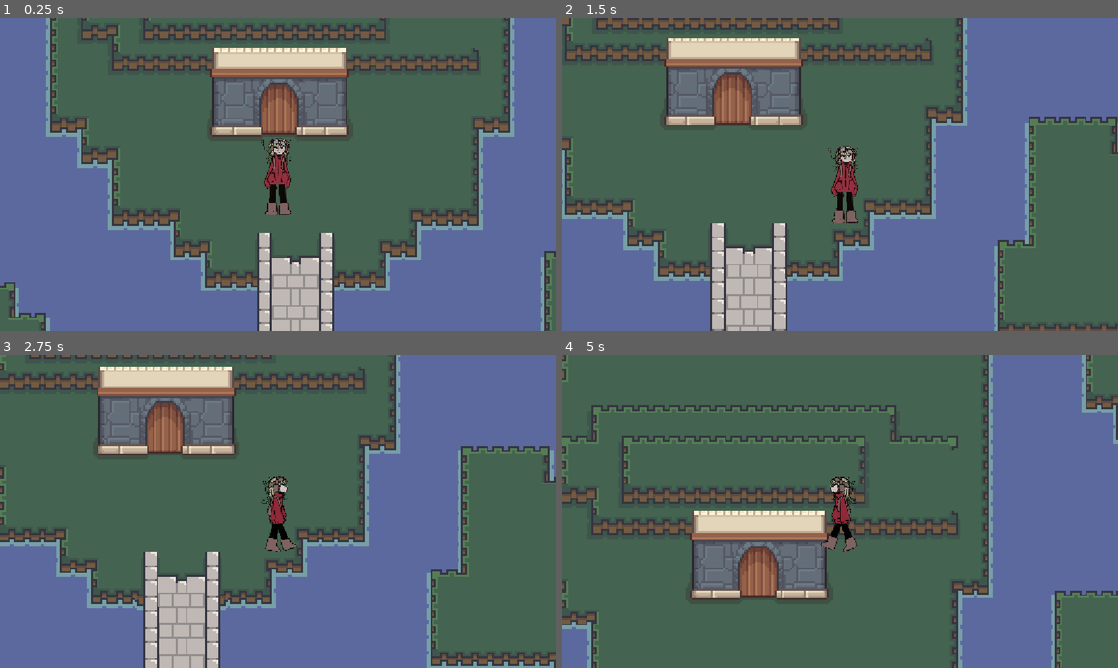
Above: before the commit, frames 1-4 (two rows, left to right).
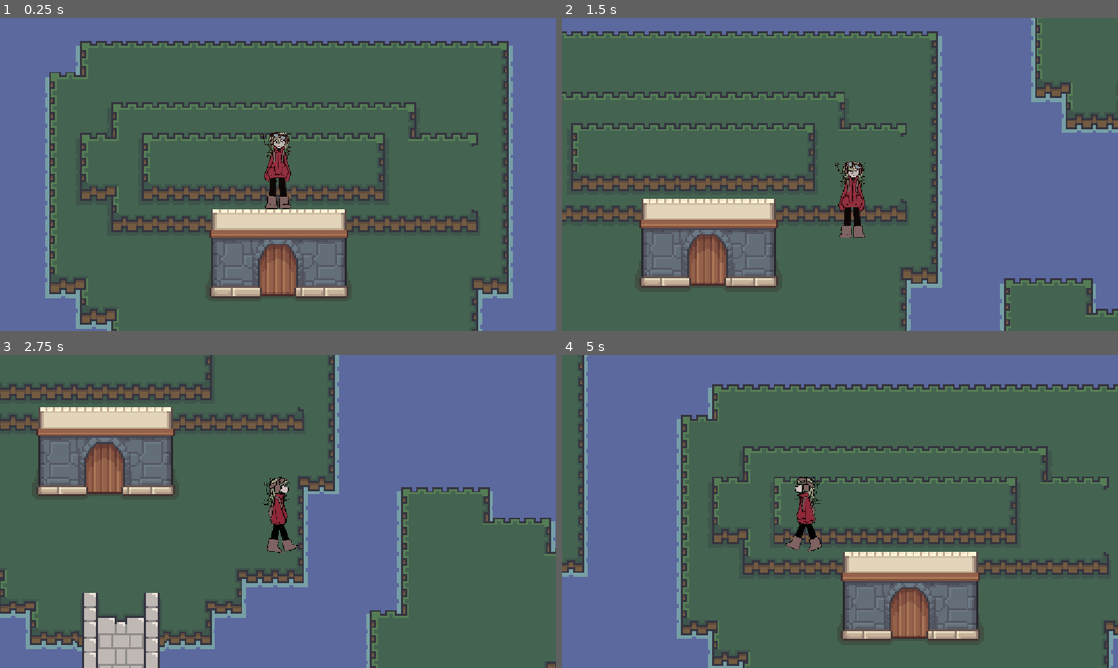
Above: after the commit, the same moments.

Repository: Jiwwie/gymnasiearbete
Game: Godot game, scene res://scenes/rooms/outside.tscn
The game is run twice, just before and just after one commit, with the same random seed, the same clock (stepped at 60 frames per second) and the same inputs. This scene is started directly instead of the project's main scene.
Inputs:
- Up to frame 1 (0.25 s): no input
- Up to frame 2 (1.5 s): hold D (move_right) 0.53-1.28 s; hold S (move_down) from 1.28 s (still down)
- Up to frame 3 (2.75 s): release S (move_down) at 2.03 s; hold D (move_right) from 2.03 s (still down)
- Up to frame 4 (5 s): release D (move_right) at 2.78 s; hold W (move_up) 2.78-3.53 s; hold A (move_left) from 3.53 s (still down)

The runs differ from the first frame. In frame 1, 56% of the frame differs, in the area x 0-100%, y 0-100%; in frame 2, 60%; in frame 3, 46%; in frame 4, 68%.

Commit message:
Refactor exit scripts and add SpawnManager autoload
Moved exit scripts to a dedicated 'exits' folder and updated scene references accordingly. Added new enter_home exit and autoloaded SpawnManager for global spawn management. Updated outside and player scripts to support new exit logic. Removed obsolete exit.gd script.

Diff:
--- a/project.godot
+++ b/project.godot
@@ -14,6 +14,10 @@
 run/main_scene="uid://bcxpmvoc2yiq5"
 config/features=PackedStringArray("4.5", "Forward Plus")
 config/icon="res://icon.svg"
+
+[autoload]
+
+SpawnManager="*res://scripts/global/spawnmanager.gd"
 
 [display]
 
--- /dev/null
+++ b/scenes/environment/exits/enter_home.tscn
@@ -0,0 +1,14 @@
+[gd_scene load_steps=3 format=3 uid="uid://c2akmqrsxsnxp"]
+
+[ext_resource type="Script" uid="uid://btoovilpudvc2" path="res://scripts/environment/exits/enter_home.gd" id="1_vhvb5"]
+
+[sub_resource type="RectangleShape2D" id="RectangleShape2D_bq87b"]
+size = Vector2(88, 40)
+
+[node name="EnterHome" type="Area2D"]
+script = ExtResource("1_vhvb5")
+
+[node name="CollisionShape2D" type="CollisionShape2D" parent="."]
+shape = SubResource("RectangleShape2D_bq87b")
+
+[connection signal="body_entered" from="." to="." method="_on_body_entered"]
--- a/scenes/environment/exits/exit_home.tscn
+++ b/scenes/environment/exits/exit_home.tscn
@@ -1,6 +1,6 @@
 [gd_scene load_steps=3 format=3 uid="uid://b07prql4kwvxn"]
 
-[ext_resource type="Script" uid="uid://boegos6m3jjme" path="res://scripts/environment/exit.gd" id="1_uby0n"]
+[ext_resource type="Script" uid="uid://boegos6m3jjme" path="res://scripts/environment/exits/exit_home.gd" id="1_uby0n"]
 
 [sub_resource type="RectangleShape2D" id="RectangleShape2D_nh16d"]
 size = Vector2(92, 26)
--- a/scenes/rooms/outside.tscn
+++ b/scenes/rooms/outside.tscn
@@ -1,7 +1,8 @@
-[gd_scene load_steps=3 format=4 uid="uid://b66brjcgtfvq"]
+[gd_scene load_steps=4 format=4 uid="uid://b66brjcgtfvq"]
 
 [ext_resource type="PackedScene" uid="uid://bcyrg6u8o2mbx" path="res://player/player.tscn" id="1_4fdg3"]
 [ext_resource type="TileSet" uid="uid://7ql7iu0b4ees" path="res://assets/tilemaps/tilesets/maptest1.tres" id="1_aoxwi"]
+[ext_resource type="PackedScene" uid="uid://c2akmqrsxsnxp" path="res://scenes/environment/exits/enter_home.tscn" id="3_exfpn"]
 
 [node name="Outside" type="Node2D"]
 
@@ -37,7 +38,10 @@
 tile_set = ExtResource("1_aoxwi")
 
 [node name="Player" parent="." instance=ExtResource("1_4fdg3")]
-position = Vector2(126, 99)
+position = Vector2(127, -50)
 
-[node name="Spawn" type="Marker2D" parent="."]
-position = Vector2(-235, 348)
+[node name="Spawn" type="Marker2D" parent="." groups=["spawn"]]
+position = Vector2(128, 86)
+
+[node name="EnterHome" parent="." instance=ExtResource("3_exfpn")]
+position = Vector2(125, 31)
--- a/scripts/environment/exit.gd
+++ /dev/null
@@ -1,15 +0,0 @@
-extends Area2D
-
-
-var target_scene = "res://scenes/rooms/outside.tscn"
-@onready var spawn_point: Marker2D = $Spawn
-# @onready var spawn_point = get_tree().get_first_node_in_group("spawn")
-
-func _ready() -> void:
-	pass
-
-func _on_body_entered(body):
-	if body.is_in_group("player"):
-		var player = get_tree().get_first_node_in_group("player")
-		get_tree().change_scene_to_file(target_scene)
-		player.global_position = spawn_point.global_position
--- /dev/null
+++ b/scripts/environment/exits/enter_home.gd
@@ -0,0 +1,14 @@
+extends Area2D
+
+var target_scene = "res://scenes/rooms/house.tscn"
+
+func _ready() -> void:
+	pass
+
+func _on_body_entered(body):
+	if body.is_in_group("player"):
+		call_deferred("_change_scene")
+		#SpawnManager.spawn = true
+
+func _change_scene():
+	get_tree().change_scene_to_file(target_scene)
--- /dev/null
+++ b/scripts/environment/exits/exit_home.gd
@@ -0,0 +1,14 @@
+extends Area2D
+
+var target_scene = "res://scenes/rooms/outside.tscn"
+
+func _ready() -> void:
+	pass
+
+func _on_body_entered(body):
+	if body.is_in_group("player"):
+		call_deferred("_change_scene")
+		SpawnManager.spawn = true
+
+func _change_scene():
+	get_tree().change_scene_to_file(target_scene)
--- /dev/null
+++ b/scripts/global/spawnmanager.gd
@@ -0,0 +1,4 @@
+extends Node
+
+var spawn = false
+var spawn_point: Marker2D = null
--- a/scripts/player/player.gd
+++ b/scripts/player/player.gd
@@ -2,7 +2,13 @@
 
 var speed = 200
 var last_direction = "down"
-var temp = 0
+#@onready var spawn_point: Marker2D = $"../Spawn"
+
+func _ready() -> void:
+	var player = get_tree().get_first_node_in_group("player")
+	SpawnManager.spawn_point = $"../Spawn"
+	if SpawnManager.spawn == true:
+		player.global_position = SpawnManager.spawn_point.global_position
 
 func _process(_delta: float) -> void:
 	velocity = Vector2.ZERO
Not shown, added: scripts/environment/exits/enter_home.gd.uid
Renamed: scripts/environment/exit.gd.uid -> scripts/environment/exits/exit_home.gd.uid
Not shown, added: scripts/global/spawnmanager.gd.uid
Not shown, added: scenes/rooms/house.tscn1030881512.tmp
Not shown, added: scenes/rooms/house.tscn635928171.tmp
